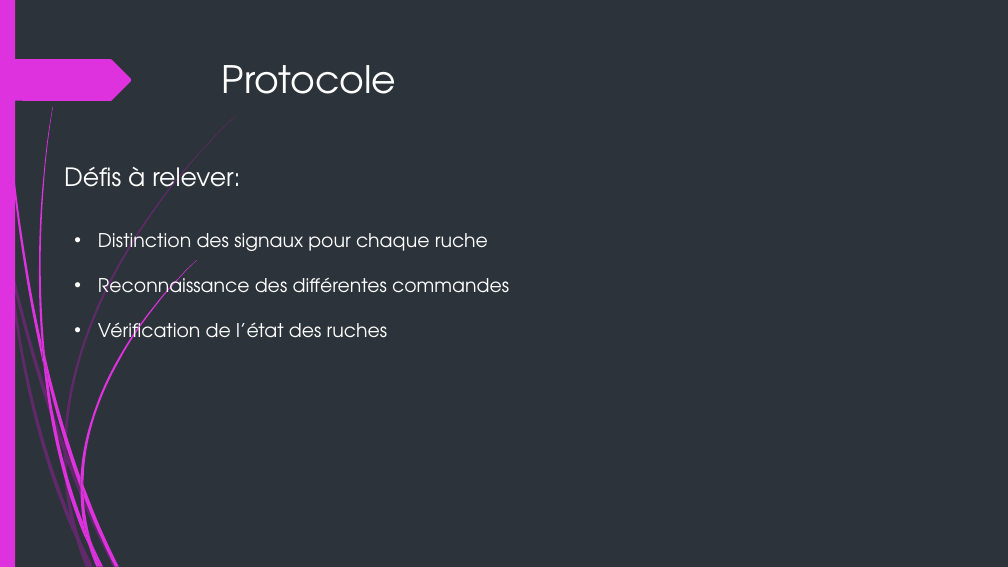
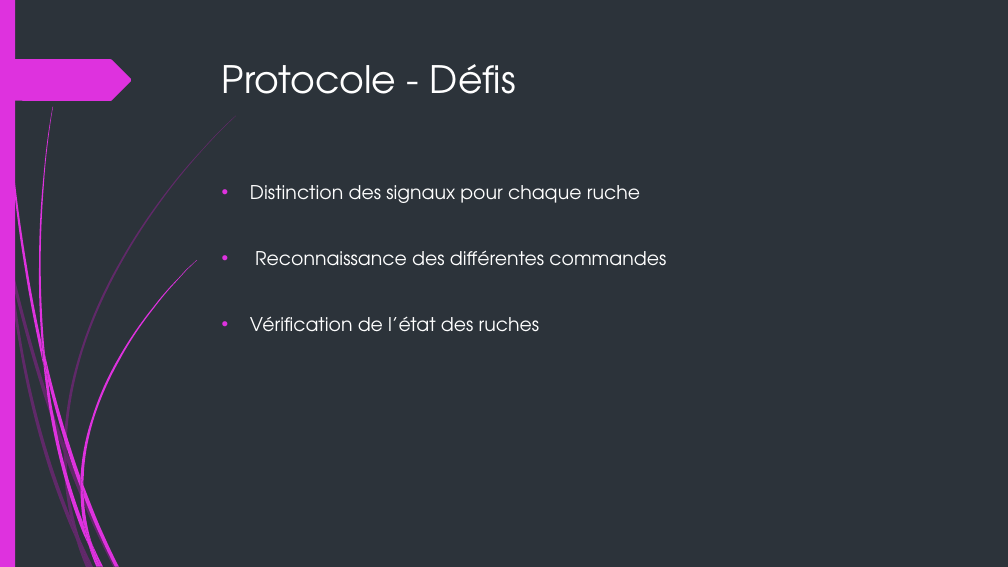
Before and after one commit to fisj2002/Projet_S6_Documentation, a slide deck: slide 10 of Présentation Finale – P3.pptx. Drawn at 1008x567 pixels with LibreOffice and Linux fonts; fonts in the diff are those of the drawing. Boxes give left, top, right and bottom in pixels: in the first picture for what was removed or moved away, otherwise in the second. Text is boxed around its words. In the diff, an @@ line names an element or a change of style, - is before the commit and + after.

Commit message:
Modification de la partie Protocole et Architecture Globale et ajout de l'antenne 3D

```diff
--- a/Présentation Finale – P3.pptx
+++ b/Présentation Finale – P3.pptx
@@ title at <box>222,64,516,94</box>: text changed @@
-Protocole
+Protocole - Défis
@@ text removed at <box>64,160,240,198</box> @@
-Défis à relever:
@@ text "Distinction des signaux pour chaque ...": place and size @@
-text "Distinction des signaux pour chaque ..." at <box>98,227,509,346</box>
+text "Distinction des signaux pour chaque ..." at <box>250,185,666,332</box>
@@ text "Distinction des signaux pour chaque ..." at <box>250,185,666,332</box>: indent changed; more space between paragraphs @@
```
Also in this commit, not shown: 2 other slides changed, 2 slides added, 2 slides removed.
